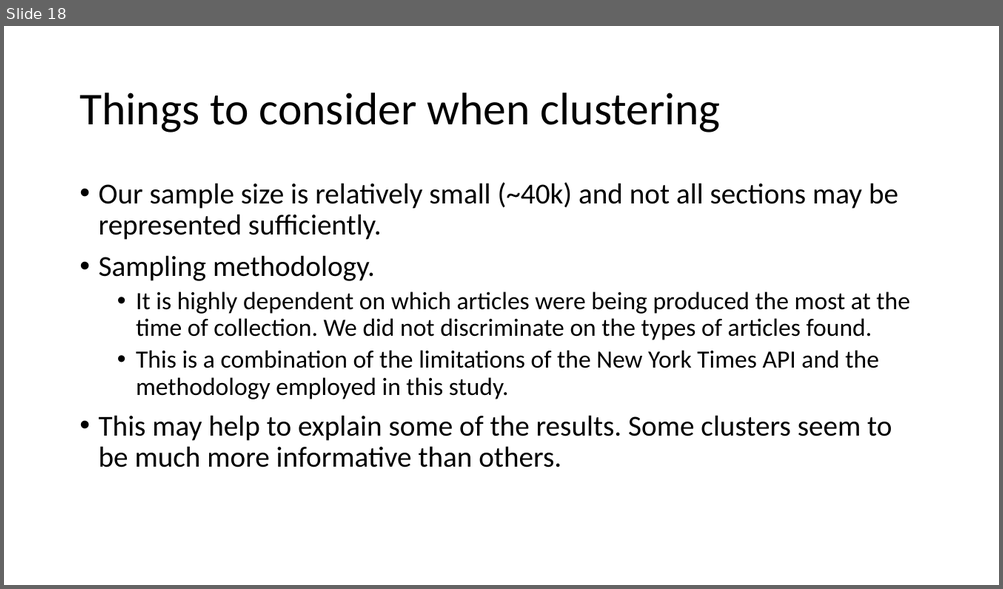
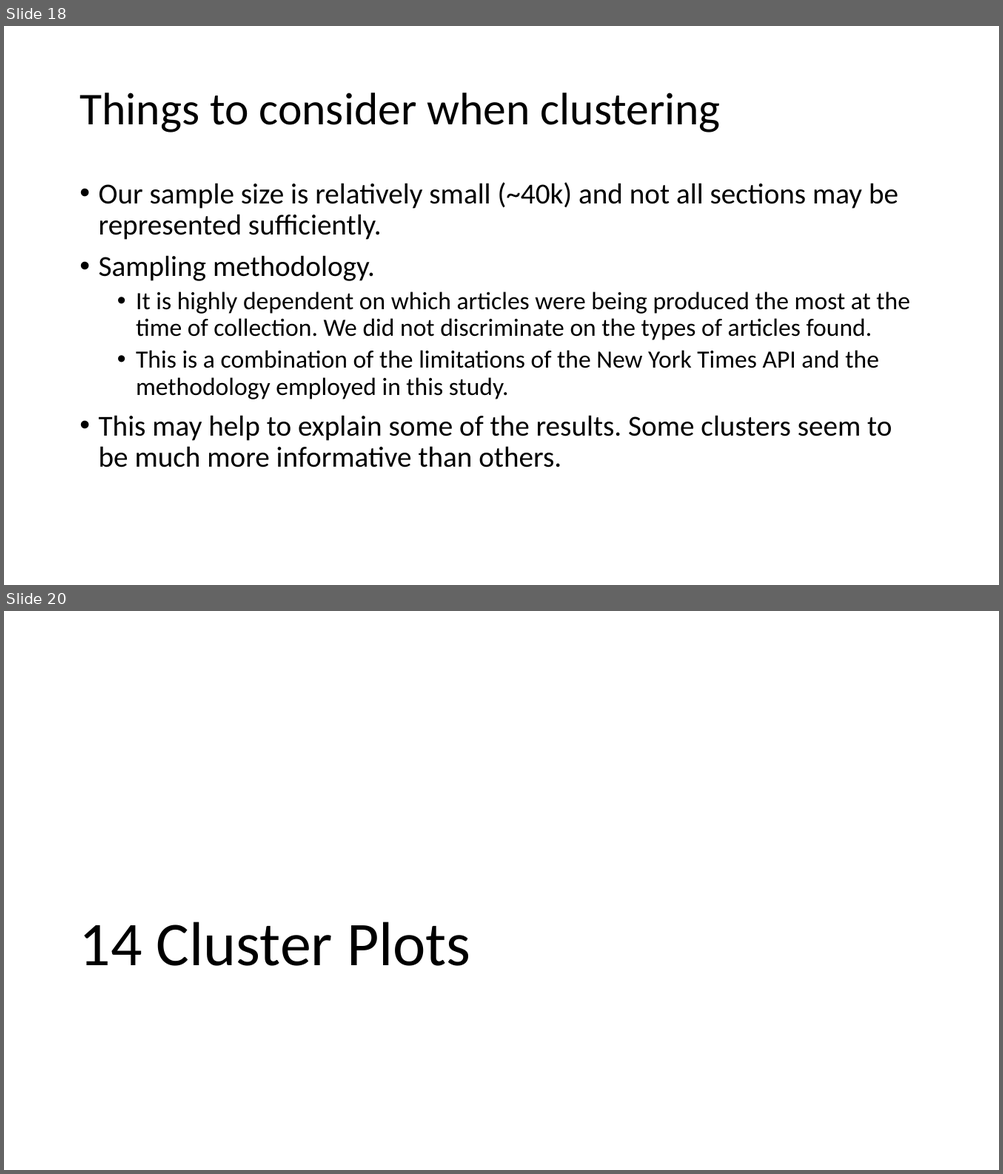
Before and after one commit to lnunno/big-data-nyt-tf-idf, a slide deck: docs/presentation.pptx. Shown one above the other, each under a label of ours: slide 18 before the commit, slides 18 and 20 after it; the slides between them are not shown. The pictures are 1003x589 and 1003x1174 pixels, drawn with LibreOffice and Linux fonts; fonts in the diff are those of the drawing. Boxes give left, top, right and bottom in pixels: in the first picture for what was removed or moved away, otherwise in the second. Text is boxed around its words. In the diff, an @@ line names an element or a change of style, - is before the commit and + after.

```diff
--- a/docs/presentation.pptx
+++ b/docs/presentation.pptx
@@ slide 20 added at (4,611,999,1170), background #FFFFFF @@
@@ title added at (79,922,471,966), 60 pt, text #000000 @@
+14 Cluster Plots
```
Also in this commit, not shown: 16 other slides added, 1 slide removed, 8 other files.
